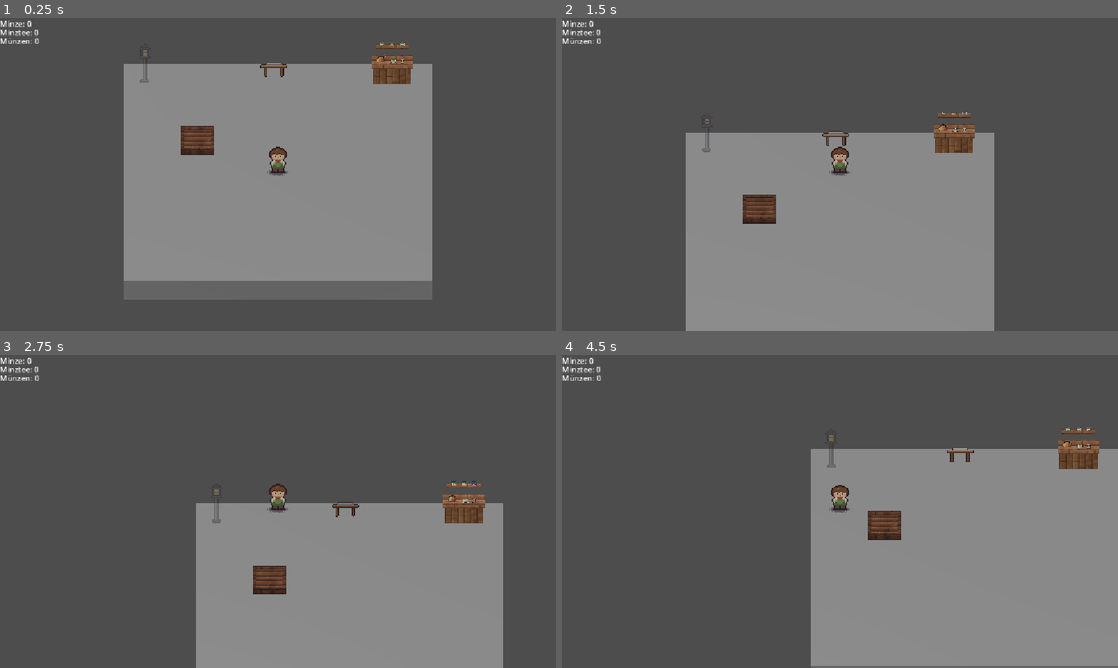
Above: before the commit, frames 1-4 (two rows, left to right).
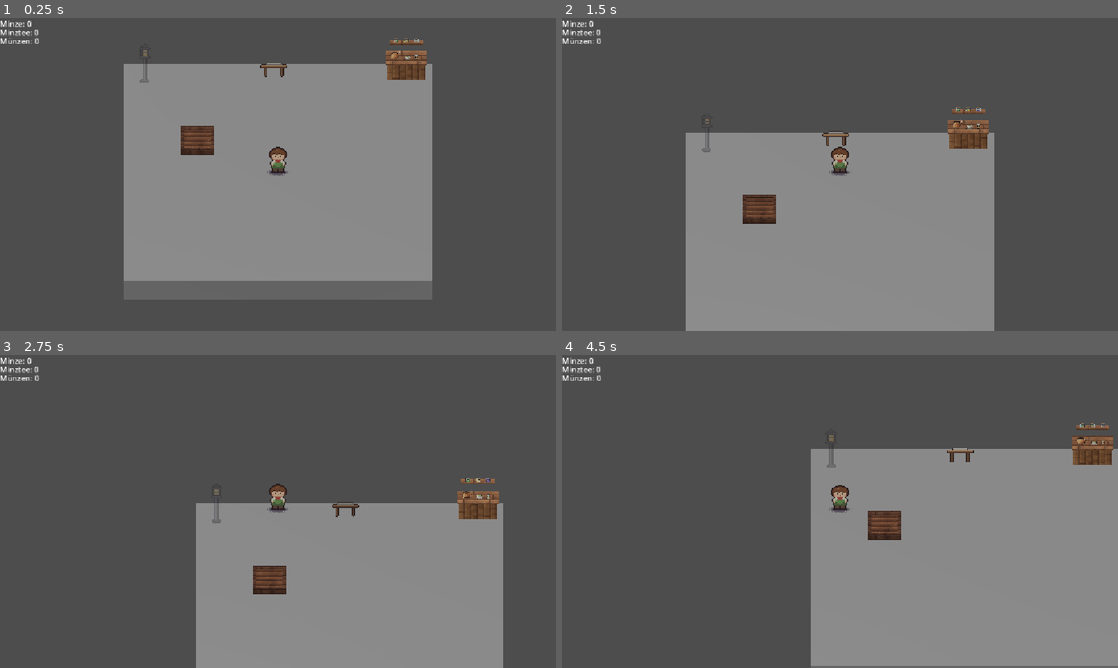
Above: after the commit, the same moments.

Repository: rjn21/teahut
Game: Godot game, scene res://world.tscn
Two runs of this game, one before a commit and one after it. Both use one fixed random seed, a clock stepped at 60 frames per second and the inputs below.
Inputs:
- Up to frame 1 (0.25 s): no input
- Up to frame 2 (1.5 s): tap Enter (ui_accept) at 0.5, 0.77 s; hold W (move_forward) from 0.53 s (still down); tap E (interact) at 0.6, 1.35 s
- Up to frame 3 (2.75 s): tap Enter (ui_accept) at 1.52 s; release W (move_forward) at 2.03 s; hold A (move_left) from 2.03 s (still down); tap 1 at 2.1 s; tap E (interact) at 2.3 s
- Up to frame 4 (4.5 s): tap 2 at 2.85 s; tap Enter (ui_accept) at 3.02, 3.77 s; tap E (interact) at 3.05, 3.8 s; release A (move_left) at 3.53 s; hold S (move_back) 3.53-4.28 s; tap 3 at 3.6 s; hold D (move_right) from 4.28 s (still down); tap 4 at 4.35 s

The runs differ from the first frame. In frame 1, 0.9% of the frame differs, in the area x 66-77%, y 6-22%; in frame 2, 0.8%; in frame 3, 0.8%; in frame 4, 0.9%.

Commit message:
M5: Restzeit statt Timer-Nodes

Diff:
--- a/herb_plot.gd
+++ b/herb_plot.gd
@@ -6,33 +6,32 @@
 	READY
 }
 
+@export var growth_duration: float = 5.0
+
 var state: PlotState = PlotState.EMPTY
-
 var player_in_range: bool = false
+var remaining: float = 0.0
 
 @onready var interaction_label: Label3D = $InteractionLabel
 @onready var growth_timer: Timer = $GrowthTimer
 @onready var bed_visual: HerbPlantVisual = $GardenBed
 
 
-# Called when the node enters the scene tree for the first time.
-func _ready() -> void:
-	interaction_label.visible = false
-	body_entered.connect(_on_body_entered)
-	body_exited.connect(_on_body_exited)
-	growth_timer.timeout.connect(_on_growth_finished)
-	update_visual()
+func _process(_delta: float) -> void:
+	if state == PlotState.GROWING:
+		remaining -= _delta
+		if remaining <= 0.0:
+			_on_growth_finished()
+		else:
+			update_visual()
+
+	if player_in_range and Input.is_action_just_pressed("interact"):
+		interact()
 
 func _on_body_entered(body: Node3D) -> void:
 	if body is CharacterBody3D:
 		player_in_range = true
-		update_interaction_label()
 		interaction_label.visible = true
-
-func _on_body_exited(body: Node3D) -> void:
-	if body is CharacterBody3D:
-		player_in_range = false
-		interaction_label.visible = false
 
 func interact() -> void:
 	match state:
@@ -45,19 +44,37 @@
 
 func plant_mint() -> void:
 	state = PlotState.GROWING
-	growth_timer.start()
-
-	print("Minze gepflanzt.")
-
+	remaining = growth_duration
+	print("Minze gepflanzt")
 	update_interaction_label()
 	update_visual()
 
 func harvest_mint() -> void:
 	state =PlotState.EMPTY
+	remaining = 0.0
 	Inventory.add_mint(2)
 	print("Minze geerntet.")
 	update_interaction_label()
 	update_visual()
+
+func _on_growth_finished() -> void:
+	state = PlotState.READY
+	remaining = 0.0
+	update_interaction_label()
+	update_visual()
+
+# Called when the node enters the scene tree for the first time.
+func _ready() -> void:
+	interaction_label.visible = false
+	body_entered.connect(_on_body_entered)
+	body_exited.connect(_on_body_exited)
+	update_interaction_label()
+	update_visual()
+
+func _on_body_exited(body: Node3D) -> void:
+	if body is CharacterBody3D:
+		player_in_range = false
+		interaction_label.visible = false
 
 func update_interaction_label() -> void:
 	match state:
@@ -70,16 +87,10 @@
 
 func update_visual() -> void:
 	var progress:= 0.0
-	if state == PlotState.GROWING:
-		progress = 1.0 - growth_timer.time_left / growth_timer.wait_time
+	if state == PlotState.GROWING and growth_duration > 0.0:
+		progress = 1.0 - remaining / growth_duration
 	bed_visual.set_from_state(state, progress)
 
-func _on_growth_finished() -> void:
-	state = PlotState.READY
-	update_interaction_label()
-	update_visual()
+
 
 # Called every frame. 'delta' is the elapsed time since the previous frame.
-func _process(_delta: float) -> void:
-	if player_in_range and Input.is_action_just_pressed("interact"):
-		interact()
--- a/tea_station.gd
+++ b/tea_station.gd
@@ -1,7 +1,5 @@
 extends Area3D
 
-var player_in_range: bool = false
-var state: TeaState = TeaState.IDLE
 
 enum TeaState {
 	IDLE,
@@ -9,19 +7,27 @@
 	READY
 }
 
+@export var brew_duration: float = 5.0
+
+var state: TeaState = TeaState.IDLE
+var player_in_range: bool = false
+var remaining: float = 0.0
+
 @onready var interaction_label: Label3D = $InteractionLabel
-@onready var brew_timer: Timer = $BrewTimer
 
-
-# Called when the node enters the scene tree for the first time.
 func _ready() -> void:
 	interaction_label.visible = false
 	update_interaction_label()
-
 	body_entered.connect(_on_body_entered)
 	body_exited.connect(_on_body_exited)
-	brew_timer.timeout.connect(_on_brew_finished)
 
+func _process(_delta: float) -> void:
+	if state == TeaState.BREWING:
+		remaining -= _delta
+		if remaining <= 0.0:
+			_on_brew_finished()
+	if player_in_range and Input.is_action_just_pressed("interact"):
+		interact()
 
 func _on_body_entered(body: Node3D) -> void:
 	if body is CharacterBody3D:
@@ -34,12 +40,6 @@
 		player_in_range = false
 		interaction_label.visible = false
 
-# Called every frame. 'delta' is the elapsed time since the previous frame.
-func _process(_delta: float) -> void:
-	if player_in_range and Input.is_action_just_pressed("interact"):
-		interact()
-
-# Lässt User interagieren abhängig vom Status
 func interact() -> void:
 	match state:
 		TeaState.IDLE:
@@ -49,21 +49,20 @@
 		TeaState.READY:
 			collect_tea()
 
-#
 func start_brewing() -> void:
 	if not Inventory.try_take_mint(1):
 		interaction_label.text = "Keine Minze vorhanden"
 		return
 
 	state = TeaState.BREWING
-	brew_timer.start()
+	remaining = brew_duration
 	update_interaction_label()
 
 func _on_brew_finished() -> void:
 	if state != TeaState.BREWING:
 		return
-
 	state = TeaState.READY
+	remaining = 0.0
 	update_interaction_label()
 
 func collect_tea() -> void:
--- a/tea_station.tscn
+++ b/tea_station.tscn
@@ -17,8 +17,4 @@
 transform = Transform3D(1, 0, 0, 0, 1, 0, 0, 0, 1, 0, 2.6, 0)
 font_size = 96
 
-[node name="BrewTimer" type="Timer" parent="." unique_id=714338307]
-wait_time = 5.0
-one_shot = true
-
 [node name="TeaStation" parent="." unique_id=2093850905 instance=ExtResource("2_ww68b")]
--- a/world.tscn
+++ b/world.tscn
@@ -82,7 +82,7 @@
 text = "Münzen: 0"
 
 [node name="TeaStation" parent="." unique_id=687408151 instance=ExtResource("5_036b0")]
-transform = Transform3D(1, 0, 0, 0, 1, 0, 0, 0, 1, 4.458988, 2.3841858e-07, -5.206325)
+transform = Transform3D(1, 0, 0, 0, 1, 0, 0, 0, 1, 5.005533, 2.3841858e-07, -5.417753)
 
 [node name="OrderCounter" parent="." unique_id=1655903272 instance=ExtResource("6_pkg7o")]
 transform = Transform3D(1, 0, 0, 0, 1, 0, 0, 0, 1, -0.16785932, 4.7683716e-07, -5.274448)
